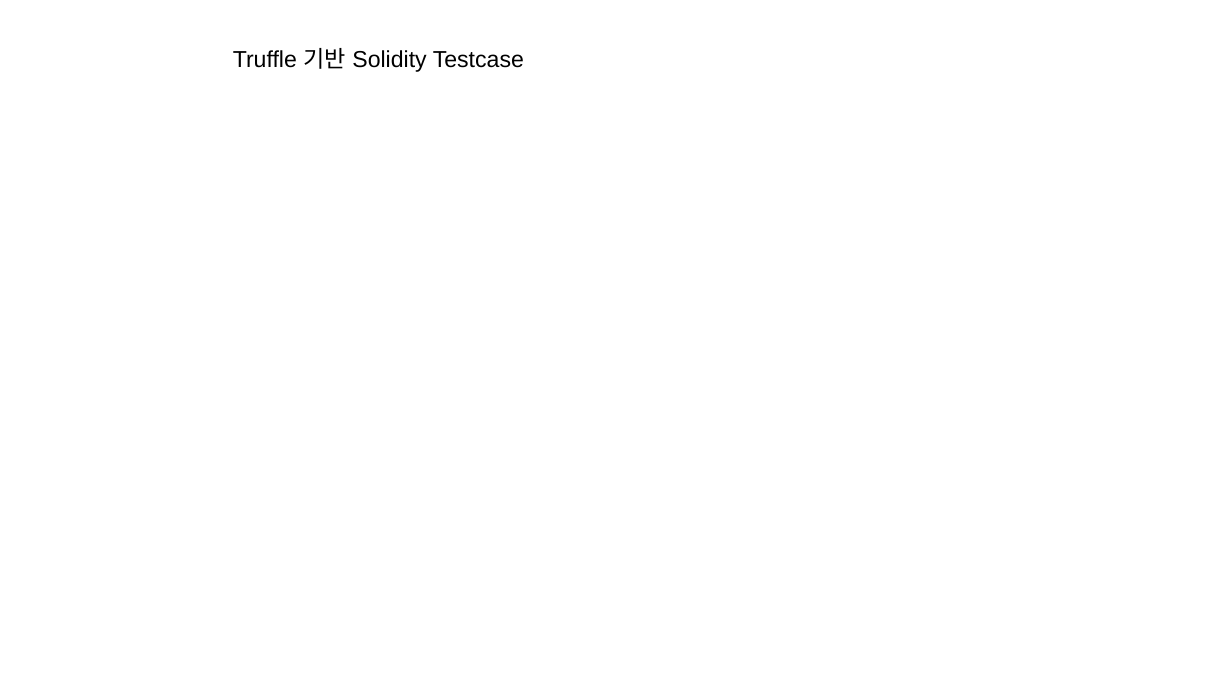
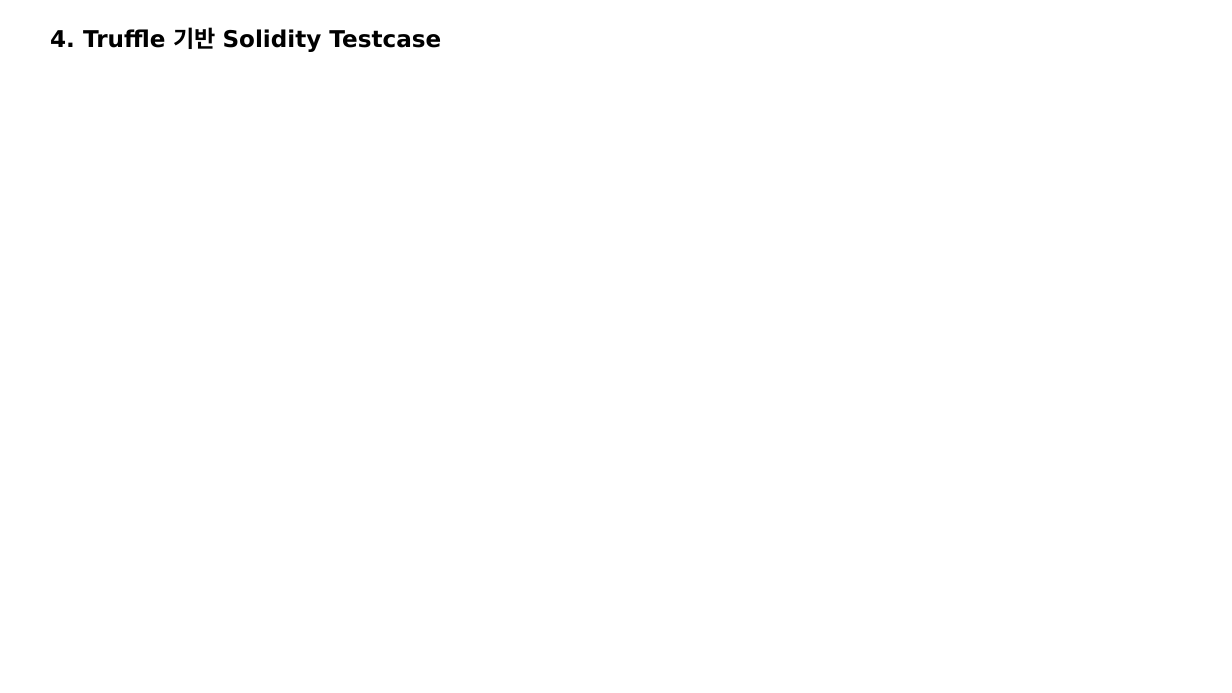
Before and after one commit to ro0opf/blockchain-jdp, a slide deck: slide 6 of blockchain_archi_v3.1.pptx. Drawn at 1232x693 pixels with LibreOffice and Linux fonts; fonts in the diff are those of the drawing. Boxes give left, top, right and bottom in pixels: in the first picture for what was removed or moved away, otherwise in the second. Text is boxed around its words. In the diff, an @@ line names an element or a change of style, - is before the commit and + after.

```diff
--- a/blockchain_archi_v3.1.pptx
+++ b/blockchain_archi_v3.1.pptx
@@ text at (x1=50, y1=27, x2=441, y2=52): text changed; font Arial to DejaVu Sans; bold on @@
-Truffle 기반 Solidity Testcase
+4. Truffle 기반 Solidity Testcase
```
Also in this commit, not shown: 3 other slides changed, 1 slide added, 1 slide removed.
